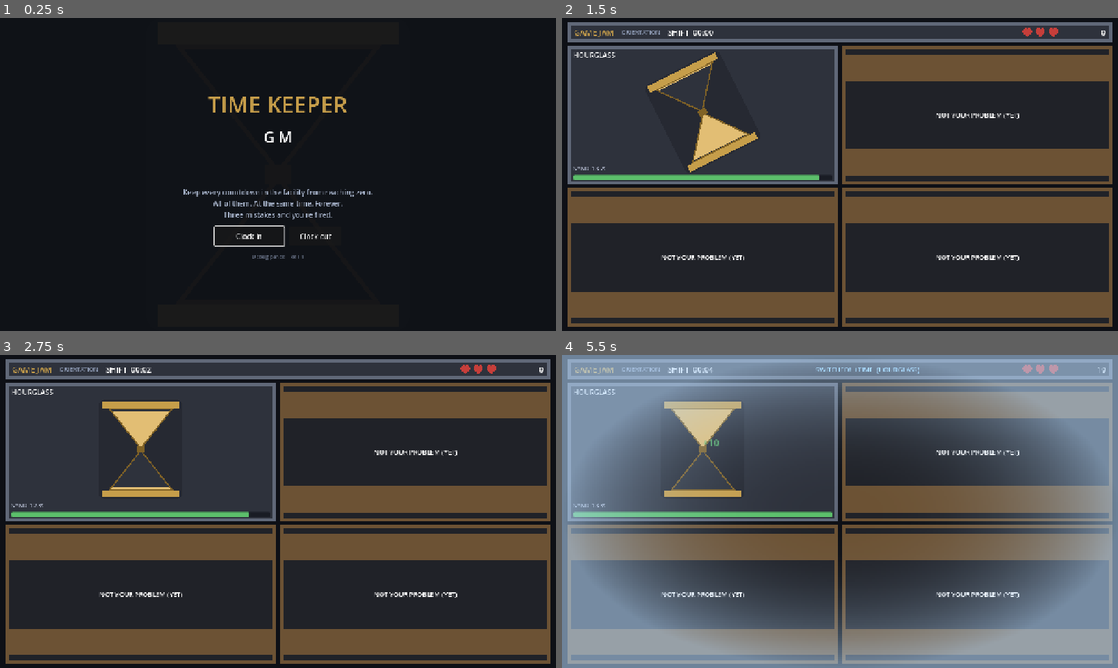
Above: before the commit, frames 1-4 (two rows, left to right).
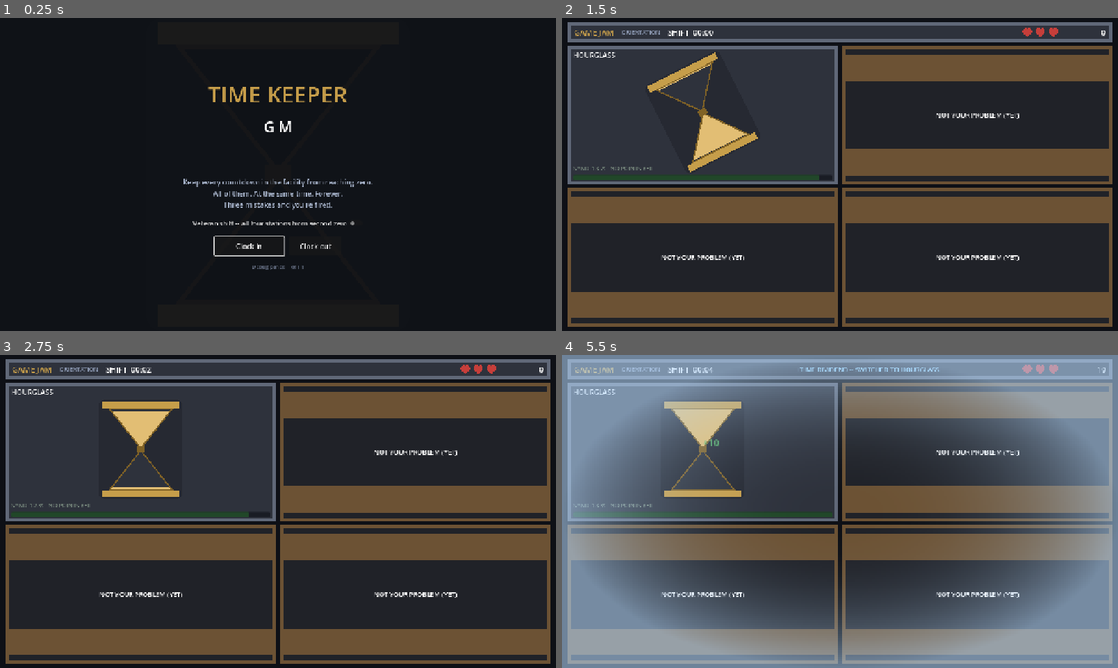
Above: after the commit, the same moments.

Repository: DelgadoJosh/GMTK-2026
Game: Godot game, scene res://scenes/MainMenu.tscn
Same seed, same stepped clock (60 frames per second), same inputs: the game is played once before the commit and once after it.
Inputs (mouse positions are in pixels of both pictures, inside the frame that each line leads up to):
- Up to frame 1 (0.25 s): no input
- Up to frame 2 (1.5 s): click "Clock in" at 0.5 s; tap Enter at 1.25 s; drag from (701, 115) to (895, 105) at 1.27 s
- Up to frame 3 (2.75 s): tap Space at 2 s; drag from (166, 527) to (250, 574) at 2.02 s
- Up to frame 4 (5.5 s): move the mouse to (895, 442) at 2.77 s; tap V at 2.85, 4.35 s; click (895, 442) at 2.92 s; drag from (812, 574) to (673, 464) at 3.52 s; tap Enter at 4.25 s; move the mouse to (1006, 558) at 4.27 s; click (1006, 558) at 4.42 s; tap Space at 5 s; drag from (673, 464) to (756, 433) at 5.02 s

The runs differ from the first frame. In frame 1, 2.8% of the frame differs, in the area x 33-67%, y 22-81%; in frame 2, 0.9%; in frame 3, 0.8%; in frame 4, 1.1%.

Commit message:
Playtest pass: pacing, safe punishment, focus, scoring legibility
Four things a playthrough turned up, plus one they forced.

Safe keypad. A single misclick wiped the whole entry, which was the most
resented moment in the game. A wrong key now keeps the entry and kills the
pad for 1s instead -- the countdown drains through the freeze, so guessing
still costs strictly more than reading. Every correct digit buys back 5s,
capped at a full re-lock timer, so the station pays as you go.

That refill collided with the anti-spam rule: a clean fast entry lands with
the bar near full and would have scored zero. The safe and the rocket are
now exempt -- ten ordered clicks and eleven typed words cannot be mashed,
so the rule was only ever going to punish the play it was written to
encourage. Hourglass and clock keep it.

Rocket focus. Two separate causes. Godot 4.4+ ends a LineEdit's editing
state on Enter (keep_editing_on_text_submit), and closing a launch window
explicitly released focus. Keypad keys are FOCUS_NONE so servicing the safe
cannot steal the caret. Esc and clicking another panel still release it.

Scoring legibility. The anti-spam rule was invisible, which made "I
serviced it and got nothing" the most confusing thing in the game. It is
now stated twice on the panel: the fill bar goes dark green and the status
line reads NO POINTS YET. The wind-up clock reports this whenever the
spring is already green, since it only pays on the crossing into green --
which is what makes hovering at the amber edge deliberate rather than a
bug. The dividend banner went from 0.8s to 2.4s and names the switch.

Pacing. Unlocks pulled from 25/60/100s to 10/20/40s; the phase table moves
with them and the smoke test now asserts the two copies agree. Added a
Veteran checkbox that opens with all four stations live at second zero.
The difficulty ramp is deliberately left at 240s.

97 checks, 0 failures.

Co-Authored-By: Claude Opus 5 <noreply@anthropic.com>

Diff:
--- a/Time Keeper/scenes/HUD.tscn
+++ b/Time Keeper/scenes/HUD.tscn
@@ -58,6 +58,7 @@
 text = "SWITCHED!"
 horizontal_alignment = 1
 vertical_alignment = 1
+clip_text = true
 
 [node name="Hearts" type="HBoxContainer" parent="Bar"]
 layout_mode = 2
--- a/Time Keeper/scenes/MainMenu.tscn
+++ b/Time Keeper/scenes/MainMenu.tscn
@@ -65,6 +65,12 @@
 Three mistakes and you're fired."
 horizontal_alignment = 1
 
+[node name="Veteran" type="CheckButton" parent="Center/Stack"]
+layout_mode = 2
+size_flags_horizontal = 4
+theme_override_font_sizes/font_size = 15
+text = "Veteran shift -- all four stations from second zero"
+
 [node name="Buttons" type="HBoxContainer" parent="Center/Stack"]
 layout_mode = 2
 theme_override_constants/separation = 12
--- a/Time Keeper/scenes/stations/ClockStation.tscn
+++ b/Time Keeper/scenes/stations/ClockStation.tscn
@@ -20,7 +20,7 @@
 display_name = "Wind-up Clock"
 base_duration = 20.0
 floor_duration = 8.0
-unlock_time = 25.0
+unlock_time = 10.0
 grace_duration = 0.0
 lockout_duration = 2.0
 
--- a/Time Keeper/scenes/stations/KeypadKey.tscn
+++ b/Time Keeper/scenes/stations/KeypadKey.tscn
@@ -5,6 +5,7 @@
 [node name="KeypadKey" type="TextureButton"]
 custom_minimum_size = Vector2(46, 40)
 layout_mode = 2
+focus_mode = 0
 size_flags_horizontal = 3
 size_flags_vertical = 3
 ignore_texture_size = true
--- a/Time Keeper/scenes/stations/RocketStation.tscn
+++ b/Time Keeper/scenes/stations/RocketStation.tscn
@@ -26,7 +26,7 @@
 display_name = "Rocket Launch"
 base_duration = 22.0
 floor_duration = 13.0
-unlock_time = 100.0
+unlock_time = 40.0
 grace_duration = 0.0
 lockout_duration = 2.0
 idle_base = 35.0
--- a/Time Keeper/scenes/stations/SafeStation.tscn
+++ b/Time Keeper/scenes/stations/SafeStation.tscn
@@ -27,7 +27,7 @@
 display_name = "Safe Keypad"
 base_duration = 18.0
 floor_duration = 7.0
-unlock_time = 60.0
+unlock_time = 20.0
 grace_duration = 0.0
 lockout_duration = 2.0
 
--- a/Time Keeper/scripts/GameManager.gd
+++ b/Time Keeper/scripts/GameManager.gd
@@ -35,14 +35,20 @@
 const STARTING_HEARTS := 3
 const MAX_HEARTS := 3
 
-## Phase boundaries, used by the HUD label and the debug jump buttons.
+## Phase boundaries, used by the HUD label and the debug jump buttons. These
+## have to stay in step with the `unlock_time` on each station scene.
 const PHASES := [
 	{"name": "ORIENTATION", "time": 0.0},
-	{"name": "TWO HANDS", "time": 25.0},
-	{"name": "THREE-BODY", "time": 60.0},
-	{"name": "FULL SHIFT", "time": 100.0},
+	{"name": "TWO HANDS", "time": 10.0},
+	{"name": "THREE-BODY", "time": 20.0},
+	{"name": "FULL SHIFT", "time": 40.0},
 	{"name": "OVERTIME", "time": 240.0},
 ]
+
+## VETERAN opens with all four stations live. Chosen on the title card and
+## sticky across retries, so it is deliberately *not* reset by start_run().
+enum Difficulty { STANDARD, VETERAN }
+var difficulty_mode: int = Difficulty.STANDARD
 
 var hearts: int = STARTING_HEARTS
 var score: int = 0
@@ -201,6 +207,8 @@
 func should_be_unlocked(station_id: String, unlock_time: float) -> bool:
 	if debug_unlock_overrides.has(station_id):
 		return bool(debug_unlock_overrides[station_id])
+	if difficulty_mode == Difficulty.VETERAN:
+		return true
 	return elapsed_time >= unlock_time
 
 
--- a/Time Keeper/scripts/GameOver.gd
+++ b/Time Keeper/scripts/GameOver.gd
@@ -32,6 +32,9 @@
 func show_results(final_time: float, final_score: int, cheated: bool) -> void:
 	visible = true
 	shift_label.text = "SHIFT SURVIVED   " + GameManager.format_clock(final_time)
+	if GameManager.difficulty_mode == GameManager.Difficulty.VETERAN:
+		# Two runs of the same length are not the same run. Say which this was.
+		shift_label.text += "   [VETERAN]"
 	score_label.text = "SERVICE POINTS   %d" % final_score
 	fired_label.text = "You were fired by: %s" % _station_name(GameManager.fired_by)
 
--- a/Time Keeper/scripts/HUD.gd
+++ b/Time Keeper/scripts/HUD.gd
@@ -5,6 +5,7 @@
 const HEART_EMPTY := preload("res://assets/placeholder/heart_empty.png")
 
 var _hearts: Array[TextureRect] = []
+var _dividend_tween: Tween
 
 @onready var shift_label: Label = $Bar/Shift
 @onready var phase_label: Label = $Bar/Phase
@@ -33,6 +34,8 @@
 func _process(_delta: float) -> void:
 	shift_label.text = "SHIFT  " + GameManager.format_clock(GameManager.elapsed_time)
 	phase_label.text = GameManager.get_phase_name()
+	if GameManager.difficulty_mode == GameManager.Difficulty.VETERAN:
+		phase_label.text = "VETERAN / " + phase_label.text
 
 
 func _on_run_started() -> void:
@@ -60,12 +63,19 @@
 
 
 func _on_dividend_earned(from_station: String) -> void:
-	# An invisible reward teaches nothing, so the switch is named on screen.
-	dividend_label.text = "SWITCHED!  +TIME  (%s)" % from_station.to_upper()
+	# An invisible reward teaches nothing, so the switch is named on screen --
+	# and it stays up long enough to actually be read while both hands are busy.
+	# The old 0.45s hold was a flicker you noticed only after it had gone.
+	dividend_label.text = "+TIME DIVIDEND -- SWITCHED TO %s" % from_station.to_upper()
+	# Dividends can land every 0.75s and the banner now lives for 2.4s, so the
+	# previous tween is killed rather than raced: an older fade must not drag a
+	# newer message off screen halfway through reading it.
+	if _dividend_tween != null and _dividend_tween.is_valid():
+		_dividend_tween.kill()
 	dividend_label.modulate.a = 1.0
-	var tween := create_tween()
-	tween.tween_interval(0.45)
-	tween.tween_property(dividend_label, "modulate:a", 0.0, 0.35)
+	_dividend_tween = create_tween()
+	_dividend_tween.tween_interval(1.8)
+	_dividend_tween.tween_property(dividend_label, "modulate:a", 0.0, 0.6)
 
 
 static func _commas(value: int) -> String:
--- a/Time Keeper/scripts/MainMenu.gd
+++ b/Time Keeper/scripts/MainMenu.gd
@@ -22,9 +22,14 @@
 @onready var expansion_label: Label = $Center/Stack/Expansion
 @onready var play_button: Button = $Center/Stack/Buttons/Play
 @onready var quit_button: Button = $Center/Stack/Buttons/Quit
+@onready var veteran_check: CheckButton = $Center/Stack/Veteran
 
 
 func _ready() -> void:
+	# The autoload outlives this scene, so the box remembers the last choice
+	# when you come back to the title after being fired.
+	veteran_check.button_pressed = \
+		GameManager.difficulty_mode == GameManager.Difficulty.VETERAN
 	play_button.pressed.connect(_on_play)
 	quit_button.pressed.connect(func() -> void: get_tree().quit())
 	# Browser builds have no meaningful quit.
@@ -55,4 +60,6 @@
 
 func _on_play() -> void:
 	Sfx.play("click")
+	GameManager.difficulty_mode = GameManager.Difficulty.VETERAN \
+		if veteran_check.button_pressed else GameManager.Difficulty.STANDARD
 	get_tree().change_scene_to_file("res://scenes/Main.tscn")
--- a/Time Keeper/scripts/Station.gd
+++ b/Time Keeper/scripts/Station.gd
@@ -29,6 +29,9 @@
 const THRESHOLD_EPSILON := 0.0005
 
 const COLOR_OK := Color(0.36, 0.75, 0.42)
+## Same hue as COLOR_OK, much darker: the bar is healthy *and* servicing it now
+## is worth nothing. Bright green means "there are points here".
+const COLOR_OK_DIM := Color(0.13, 0.28, 0.16)
 const COLOR_WARN := Color(0.92, 0.68, 0.20)
 const COLOR_CRIT := Color(0.85, 0.24, 0.22)
 const COLOR_LOCKOUT := Color(0.45, 0.45, 0.50)
@@ -188,6 +191,23 @@
 	return get_remaining_fraction() <= CRITICAL_REMAINING
 
 
+## The anti-spam rule exists to stop a one-click station being mashed for
+## points. Stations whose service costs a long, ordered sequence of inputs
+## cannot be farmed that way, and zeroing them for being *fast* punishes exactly
+## the play the rule was written to encourage.
+func is_anti_spam_exempt() -> bool:
+	return false
+
+
+## True when servicing this station *right now* would actually pay out. The
+## anti-spam rule is otherwise invisible, and "I serviced it and got nothing"
+## is the single most confusing thing about the scoring.
+func is_scoring_possible() -> bool:
+	if is_anti_spam_exempt():
+		return true
+	return get_remaining_fraction() <= GameManager.ANTI_SPAM_REMAINING + THRESHOLD_EPSILON
+
+
 func can_interact() -> bool:
 	return is_unlocked and GameManager.is_running and not is_locked_out \
 		and not GameManager.modal_open and not GameManager.is_focus_paused()
@@ -202,7 +222,8 @@
 	# The epsilon matters: both thresholds are documented as "exactly at the
 	# threshold still counts", and duration * 0.8 / duration lands a hair above
 	# 0.8 in floating point often enough to make that a lie.
-	var scored := frac <= GameManager.ANTI_SPAM_REMAINING + THRESHOLD_EPSILON
+	var scored := is_anti_spam_exempt() \
+		or frac <= GameManager.ANTI_SPAM_REMAINING + THRESHOLD_EPSILON
 	var awarded := 0
 	if scored:
 		awarded = points
@@ -254,6 +275,8 @@
 		color = COLOR_CRIT
 	elif frac <= WARNING_REMAINING:
 		color = COLOR_WARN
+	elif not is_scoring_possible():
+		color = COLOR_OK_DIM
 	if not is_locked_out and frac <= FLASH_REMAINING:
 		# Under 5% the bar flashes rather than just sitting red.
 		var blink: float = 0.55 + 0.45 * sin(_pulse_time * 22.0)
@@ -277,14 +300,23 @@
 		status_label.text = _lockout_text()
 		status_label.modulate = COLOR_CRIT
 	else:
-		status_label.text = _status_text()
-		status_label.modulate = Color(0.75, 0.78, 0.86)
+		var hint := _scoring_hint()
+		status_label.text = _status_text() + hint
+		status_label.modulate = Color(0.48, 0.55, 0.50) if hint != "" \
+			else Color(0.75, 0.78, 0.86)
 
 
 func _lockout_text() -> String:
 	return "REPAIRING  %.1fs" % maxf(lockout_remaining, 0.0)
 
 
+## Suffix appended to the status line. Spelled out rather than left to the dim
+## bar: the bar teaches the rule once you have noticed it, this is what makes
+## you notice it.
+func _scoring_hint() -> String:
+	return "" if is_scoring_possible() else "   NO POINTS YET"
+
+
 # --- subclass hooks ----------------------------------------------------------
 
 func _status_text() -> String:
--- a/Time Keeper/scripts/stations/ClockStation.gd
+++ b/Time Keeper/scripts/stations/ClockStation.gd
@@ -165,10 +165,25 @@
 	face.rotation = -get_remaining_fraction() * TAU
 
 
+## The clock pays on the *crossing* into green, so points only exist while the
+## spring is slack. Sitting at 90 tension is safe and worth nothing -- which is
+## the whole reason hovering at the amber edge is the high-roller play.
+func is_scoring_possible() -> bool:
+	return get_remaining_fraction() * 100.0 < GREEN_TENSION
+
+
 func _status_text() -> String:
 	if _winding and get_remaining_fraction() * 100.0 >= OVERWIND_MIN:
 		return "OVERWIND!  %.1fs" % maxf(SNAP_TIME - _overwind_time, 0.0)
 	return "TENSION  %d" % int(get_remaining_fraction() * 100.0)
+
+
+func _scoring_hint() -> String:
+	# Not while the spring is about to snap. "No points yet" is the wrong thing
+	# to be reading in the half second before you lose a heart.
+	if _winding and get_remaining_fraction() * 100.0 >= OVERWIND_MIN:
+		return ""
+	return super._scoring_hint()
 
 
 func _lockout_text() -> String:
--- a/Time Keeper/scripts/stations/RocketStation.gd
+++ b/Time Keeper/scripts/stations/RocketStation.gd
@@ -49,6 +49,10 @@
 	input.add_theme_color_override("font_uneditable_color", Color.TRANSPARENT)
 	input.add_theme_color_override("caret_color", Color.TRANSPARENT)
 	input.focus_mode = Control.FOCUS_CLICK
+	# Godot 4.4+ ends the LineEdit's editing state on Enter, which reads as
+	# "the box silently stopped listening". One word per click is not a
+	# countdown, so the box holds the caret until you click somewhere else.
+	input.keep_editing_on_text_submit = true
 	flame.visible = false
 	_go_idle(false)
 
@@ -111,8 +115,9 @@
 	_is_idle = true
 	_word_index = 0
 	input.text = ""
-	if input.has_focus():
-		input.release_focus()
+	# Focus is deliberately *not* dropped here. A successful launch closing the
+	# window used to hand the caret back to nobody, so the next klaxon meant
+	# another trip to the mouse. Escape, or a click elsewhere, still releases it.
 	if reset_timer:
 		time_remaining = get_current_duration()
 	_stop_klaxon()
@@ -252,6 +257,12 @@
 		Sfx.clear_urgency(station_id)
 
 
+## Eleven typed words, on a window the station opens itself. There is nothing
+## here to mash.
+func is_anti_spam_exempt() -> bool:
+	return true
+
+
 func _update_visuals() -> void:
 	super._update_visuals()
 	if not is_unlocked or not _is_idle:
--- a/Time Keeper/scripts/stations/SafeStation.gd
+++ b/Time Keeper/scripts/stations/SafeStation.gd
@@ -21,6 +21,15 @@
 const OPEN_HOLD := 1.1
 const SHUFFLE_DURATION := 1.0
 
+## Every correct digit buys the countdown back up, capped at a full re-lock
+## timer. Ten digits is a lot of clicks to fit inside one window, so the safe
+## pays as you go rather than asking for the whole code in one breath.
+const KEY_TIME_BONUS := 5.0
+## A miskey no longer wipes the entry. Instead the pad goes dead for a second,
+## which costs strictly more than reading the keys does -- guessing stays bad
+## without a single slip throwing away nine correct presses.
+const MISKEY_FREEZE := 1.0
+
 const KEY_SCENE := preload("res://scenes/stations/KeypadKey.tscn")
 const SYMBOL_PATH := "res://assets/placeholder/safe_symbol_%s.png"
 
@@ -35,6 +44,10 @@
 var _debug_tier_override: int = -1
 var _symbols: Dictionary = {}
 var _keys: Array[TextureButton] = []
+## Seconds left on the post-miskey pad lockout. The re-lock countdown keeps
+## draining through it -- freezing that would make guessing a way to buy time.
+var _miskey_freeze: float = 0.0
+var _flash_tween: Tween
 
 @onready var lcd_label: Label = $Layout/Stack/Body/Console/Lcd/Value
 @onready var keypad: GridContainer = $Layout/Stack/Body/Console/Keypad
@@ -106,6 +119,10 @@
 	# Crossing a tier threshold mid-entry must not disturb the attempt in
 	# progress; the new tier is picked up at the next re-lock.
 	_pending_tier = get_tier()
+	if _miskey_freeze > 0.0:
+		_miskey_freeze = maxf(_miskey_freeze - GameManager.scaled_delta(delta), 0.0)
+		if _miskey_freeze <= 0.0:
+			_end_miskey_freeze()
 
 
 # --- entry -------------------------------------------------------------------
@@ -113,13 +130,14 @@
 func _on_key_pressed(cell: int) -> void:
 	if not can_interact():
 		return
-	# During the shuffle the pad is input-locked: clicks register as nothing at
-	# all, not as wrong presses.
-	if _state != State.ARMED:
+	# During the shuffle -- and during the miskey freeze -- the pad is
+	# input-locked: clicks register as nothing at all, not as wrong presses.
+	if _state != State.ARMED or _miskey_freeze > 0.0:
 		return
 	var value: String = _cells[cell]
 	if value == CODE[_entry_index]:
 		_entry_index += 1
+		time_remaining = minf(time_remaining + KEY_TIME_BONUS, get_current_duration())
 		Sfx.play("keypad_beep", 1.0 + 0.05 * _entry_index)
 		_flash(_keys[cell], COLOR_OK)
 		# Every correct digit is a progress point, which makes the safe the
@@ -133,17 +151,33 @@
 
 
 func _wrong(cell: int) -> void:
-	# A wrong key -- digit or dead key -- costs time, never a heart.
-	_entry_index = 0
+	# A wrong key -- digit or dead key -- costs a dead second, never a heart and
+	# no longer the entry so far.
+	_miskey_freeze = MISKEY_FREEZE
 	Sfx.play("keypad_beep", 0.5, -2.0)
-	_flash(_keys[cell], COLOR_CRIT)
-	_refresh_lcd()
+	# A green flash from the previous digit is still fading; left alive it would
+	# hand one key back its white halfway through a dead pad.
+	if _flash_tween != null and _flash_tween.is_valid():
+		_flash_tween.kill()
+	# No tween back to white: the whole pad has to stay visibly dead for the
+	# full second, with the offending key called out in red.
+	for i in _keys.size():
+		_keys[i].modulate = COLOR_CRIT if i == cell else COLOR_LOCKOUT
+	lcd_label.modulate = COLOR_CRIT
+	_refresh_lcd()
+
+
+func _end_miskey_freeze() -> void:
+	_miskey_freeze = 0.0
+	lcd_label.modulate = Color.WHITE
+	if _state == State.ARMED:
+		_refresh_keys()
 
 
 func _flash(key: TextureButton, color: Color) -> void:
 	key.modulate = color
-	var tween := create_tween()
-	tween.tween_property(key, "modulate", Color.WHITE, 0.25)
+	_flash_tween = create_tween()
+	_flash_tween.tween_property(key, "modulate", Color.WHITE, 0.25)
 
 
 func _open() -> void:
@@ -230,6 +264,7 @@
 	is_timer_paused = false
 	time_remaining = get_current_duration()
 	_entry_index = 0
+	_end_miskey_freeze()
 	_refresh_keys()
 	_refresh_lcd()
 
@@ -263,6 +298,13 @@
 	lcd_label.text = " ".join(parts)
 
 
+## Ten ordered presses per open, and each one refills the countdown -- so a
+## clean fast entry lands with the bar near full. Under the anti-spam rule that
+## would score nothing, which is backwards.
+func is_anti_spam_exempt() -> bool:
+	return true
+
+
 func _status_text() -> String:
 	match _state:
 		State.OPEN:
@@ -270,6 +312,8 @@
 		State.SHUFFLING:
 			return "RE-KEYING..."
 		_:
+			if _miskey_freeze > 0.0:
+				return "MISKEY -- PAD DEAD  %.1fs" % _miskey_freeze
 			return "RE-LOCK  %.1fs   TIER %d" % [maxf(time_remaining, 0.0), _active_tier]
 
 
@@ -278,6 +322,7 @@
 	_state = State.ARMED
 	is_timer_paused = false
 	door.visible = false
+	_end_miskey_freeze()
 	for key in _keys:
 		key.scale = Vector2.ONE
 		key.modulate = Color.WHITE
--- a/Time Keeper/tools/smoke_test.gd
+++ b/Time Keeper/tools/smoke_test.gd
@@ -86,11 +86,28 @@
 	print("\n-- unlocks")
 	check(hourglass.is_unlocked, "hourglass unlocked at 0s")
 	check(not clock.is_unlocked, "clock still locked at 0s")
-	GameManager.elapsed_time = 26.0
-	await get_tree().process_frame
-	check(clock.is_unlocked, "clock unlocked past 25s")
+	# The unlock times on the scenes and the phase table in GameManager are two
+	# copies of the same schedule, so check they still agree.
+	check(clock.unlock_time == float(GameManager.PHASES[1]["time"])
+		and safe.unlock_time == float(GameManager.PHASES[2]["time"])
+		and rocket.unlock_time == float(GameManager.PHASES[3]["time"]),
+		"station unlock times match the phase table")
+	GameManager.elapsed_time = clock.unlock_time + 1.0
+	await get_tree().process_frame
+	check(clock.is_unlocked, "clock unlocked past its unlock time")
 	check(clock.time_remaining > clock.get_current_duration() * 0.99,
 		"clock arrives with a full countdown, not an expiring one")
+
+	# Veteran opens with the whole facility live.
+	GameManager.elapsed_time = 0.0
+	GameManager.difficulty_mode = GameManager.Difficulty.VETERAN
+	await get_tree().process_frame
+	check(clock.is_unlocked and safe.is_unlocked and rocket.is_unlocked,
+		"veteran starts with all four stations at 0s")
+	GameManager.difficulty_mode = GameManager.Difficulty.STANDARD
+	await get_tree().process_frame
+	check(not rocket.is_unlocked, "standard puts the rocket back behind the clock")
+
 	GameManager.elapsed_time = 0.0
 	GameManager.debug_unlock_overrides = {
 		"clock": true, "safe": true, "rocket": true}
@@ -241,11 +258,27 @@
 	var keys: Array = safe.get_node("Layout/Stack/Body/Console/Keypad").get_children()
 	check(keys.size() == 12, "12 cells for 10 digits and 2 dead keys")
 
-	var dead_cell: int = safe._cells.find("✱")
+	var dead_cell: int = safe._cells.find("*")
 	var hearts_before := GameManager.hearts
 	safe._on_key_pressed(dead_cell)
 	check(GameManager.hearts == hearts_before, "a dead key costs no heart")
-	check(safe._entry_index == 0, "a dead key clears the entry")
+	check(safe._miskey_freeze > 0.0, "a dead key deadens the pad")
+	var frozen_entry: int = safe._entry_index
+	safe._on_key_pressed(safe._cells.find("9"))
+	check(safe._entry_index == frozen_entry,
+		"presses during the miskey freeze register as nothing")
+	safe._end_miskey_freeze()
+
+	# Each correct digit buys the re-lock countdown back up, capped at full.
+	safe.time_remaining = 4.0
+	safe._on_key_pressed(safe._cells.find("9"))
+	check(safe.time_remaining > 8.99, "a correct digit buys back five seconds")
+	safe.time_remaining = safe.get_current_duration()
+	safe._on_key_pressed(safe._cells.find("8"))
+	check(safe.time_remaining <= safe.get_current_duration() + 0.001,
+		"the refill is capped at a full re-lock timer")
+	safe._on_reset()
+	safe._state = 0
 
 	# Walk the whole descending code. Ten correct digits in a row is ten
 	# progress points from one station, which is one switch and one dividend.
@@ -264,12 +297,16 @@
 		"presses after opening don't restart an entry")
 	check(safe.is_timer_paused, "re-lock timer paused while the door is open")
 
-	# Wrong digit mid-entry.
+	# Wrong digit mid-entry: the entry survives now, the pad goes dead instead.
 	safe._on_reset()
 	safe._state = 0
 	safe._on_key_pressed(safe._cells.find("9"))
+	safe._on_key_pressed(safe._cells.find("8"))
+	var kept: int = safe._entry_index
 	safe._on_key_pressed(safe._cells.find("4"))
-	check(safe._entry_index == 0, "a wrong digit clears the entry back to 9")
+	check(safe._entry_index == kept, "a wrong digit keeps the entry so far")
+	check(safe._miskey_freeze > 0.0, "a wrong digit deadens the pad instead")
+	safe._end_miskey_freeze()
 
 	# Shuffle: input-locked, timer paused, never identical.
 	safe.set_debug_tier(1)
@@ -398,6 +435,23 @@
 	hourglass.time_remaining = hourglass.get_current_duration() * 0.5
 	awarded = hourglass.service(10)
 	check(awarded == 10, "a normal service pays face value")
+
+	hourglass.time_remaining = hourglass.get_current_duration() * 0.5
+	check(hourglass.is_scoring_possible(), "a half-drained station can pay")
+	hourglass.time_remaining = hourglass.get_current_duration()
+	check(not hourglass.is_scoring_possible(),
+		"a full one-click station reports no points available")
+	check(not clock.is_scoring_possible(),
+		"a fully wound clock reports no points available")
+
+	# The safe and the rocket can't be mashed -- ten ordered clicks and eleven
+	# typed words -- so the anti-spam rule must not zero a fast clean run.
+	for station in [safe, rocket]:
+		station.time_remaining = station.get_current_duration()
+		check(station.service(10, false) == 10,
+			"%s pays in full at a full bar" % station.station_id)
+		check(station.is_scoring_possible(),
+			"%s never claims points are unavailable" % station.station_id)
 
 
 func _test_progression() -> void:
Not shown, changed: Time Keeper/plan.md
